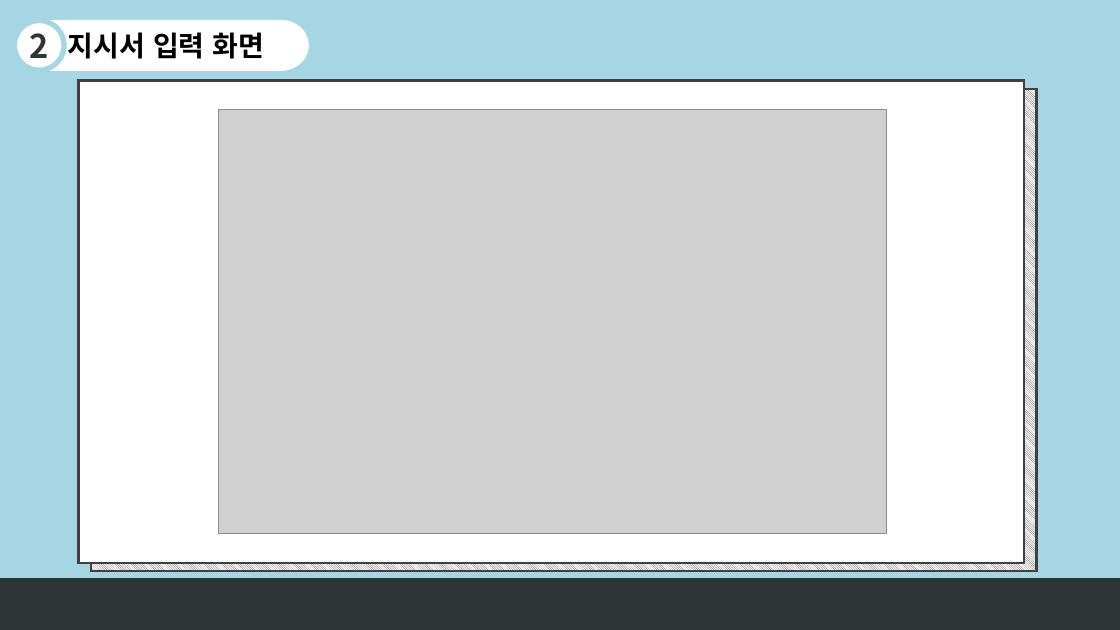
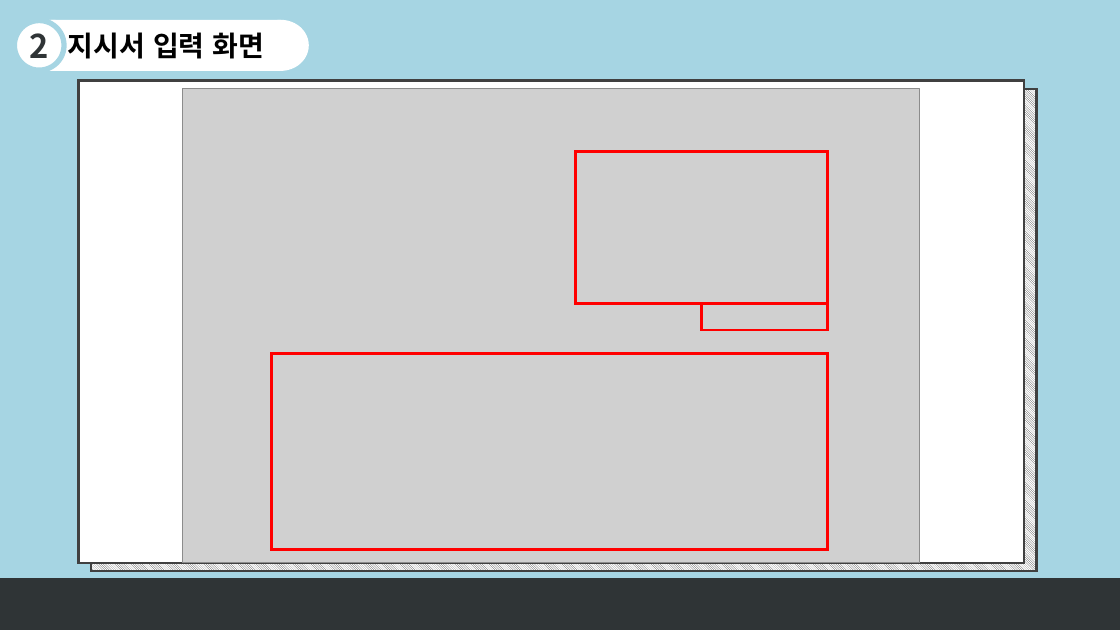
Before and after one commit to sjin9696/Aduino_C_sharp_1Team, a slide deck: slide 15 of 문서자료/발표자료.pptx (slide 12 before the commit). Drawn at 1120x630 pixels with LibreOffice and Linux fonts; fonts in the diff are those of the drawing; grey boxes stand for pictures. Boxes give left, top, right and bottom in pixels: in the first picture for what was removed or moved away, otherwise in the second. Text is boxed around its words. In the diff, an @@ line names an element or a change of style, - is before the commit and + after.

```diff
--- a/문서자료/발표자료.pptx
+++ b/문서자료/발표자료.pptx
@@ picture: place and size @@
-picture at (218, 109, 886, 534)
+picture at (182, 89, 920, 563)
@@ rectangle added at (576, 151, 828, 303), outline #FF0000 2.25 pt @@
@@ rectangle added at (702, 303, 828, 329), outline #FF0000 2.25 pt @@
@@ rectangle added at (271, 354, 828, 549), outline #FF0000 2.25 pt @@
```
Also in this commit, not shown: 7 other slides changed, 3 slides added.
